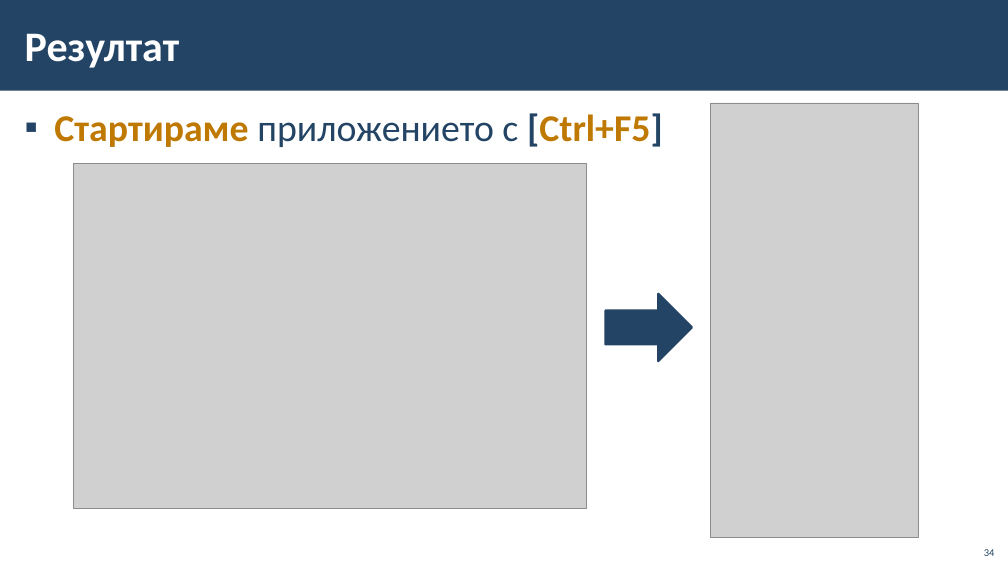
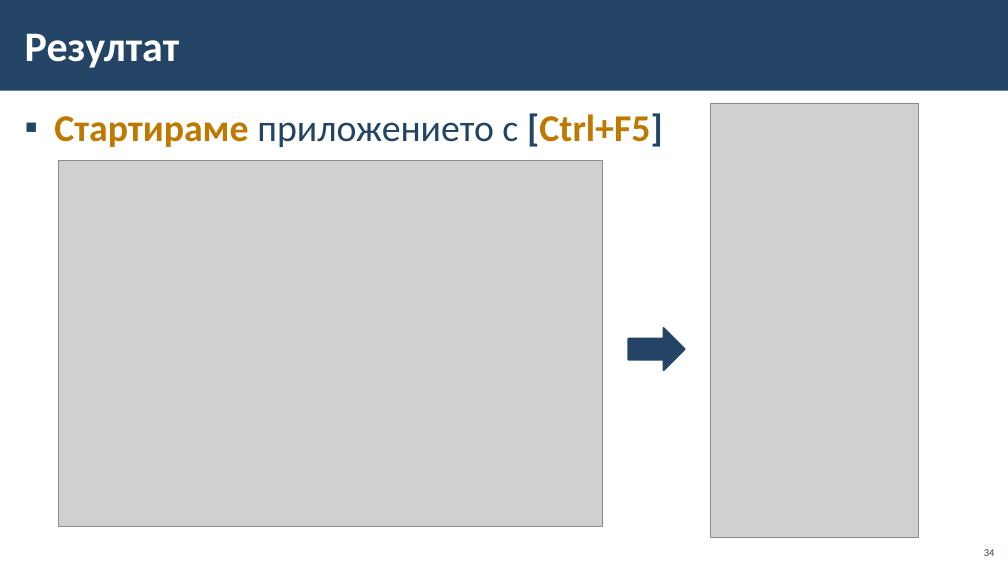
Before and after one commit to BG-IT-Edu/School-Programming, a slide deck: slide 34 of Courses/Software-Sciences/Module-4-Information-Systems-New/05-Connecting-Windows-Forms-with-database/05-Connecting-Windows-Forms-with-database.pptx. Drawn at 1008x567 pixels with LibreOffice and Linux fonts; fonts in the diff are those of the drawing; grey boxes stand for pictures; background and template pictures are left out. Boxes give left, top, right and bottom in pixels: in the first picture for what was removed or moved away, otherwise in the second. Text is boxed around its words. In the diff, an @@ line names an element or a change of style, - is before the commit and + after.

```diff
--- a/Courses/Software-Sciences/Module-4-Information-Systems-New/05-Connecting-Windows-Forms-with-database/05-Connecting-Windows-Forms-with-database.pptx
+++ b/Courses/Software-Sciences/Module-4-Information-Systems-New/05-Connecting-Windows-Forms-with-database/05-Connecting-Windows-Forms-with-database.pptx
@@ picture resized from (x1=73, y1=163, x2=587, y2=509) to (x1=58, y1=161, x2=603, y2=527) @@
@@ right arrow resized from (x1=606, y1=293, x2=693, y2=361) to (x1=628, y1=328, x2=684, y2=370) @@
```
Also in this commit, not shown: 4 other slides changed.
